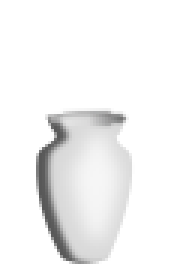
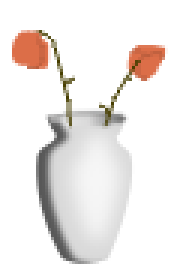
Before/after of a w=180, h=270 layered artwork. What changed in the layer stack:
added layer "Layer #8" above "Layer #5" over [27, 33, 45, 69]
added layer "Layer #5" above "Layer #4" over [12, 30, 51, 69]
added layer "Layer #4" above "Layer #7" over [27, 30, 141, 129]
added layer "Layer #7" above "Layer #6" over [129, 48, 165, 81]
added layer "Layer #6" above "Vase" over [126, 45, 168, 81]
